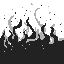
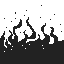
Revision of a layered w=64, h=64 image; what changed, layer by layer:
hid "Layer 3", opacity 36% → 100% over [2, 3, 64, 52]
